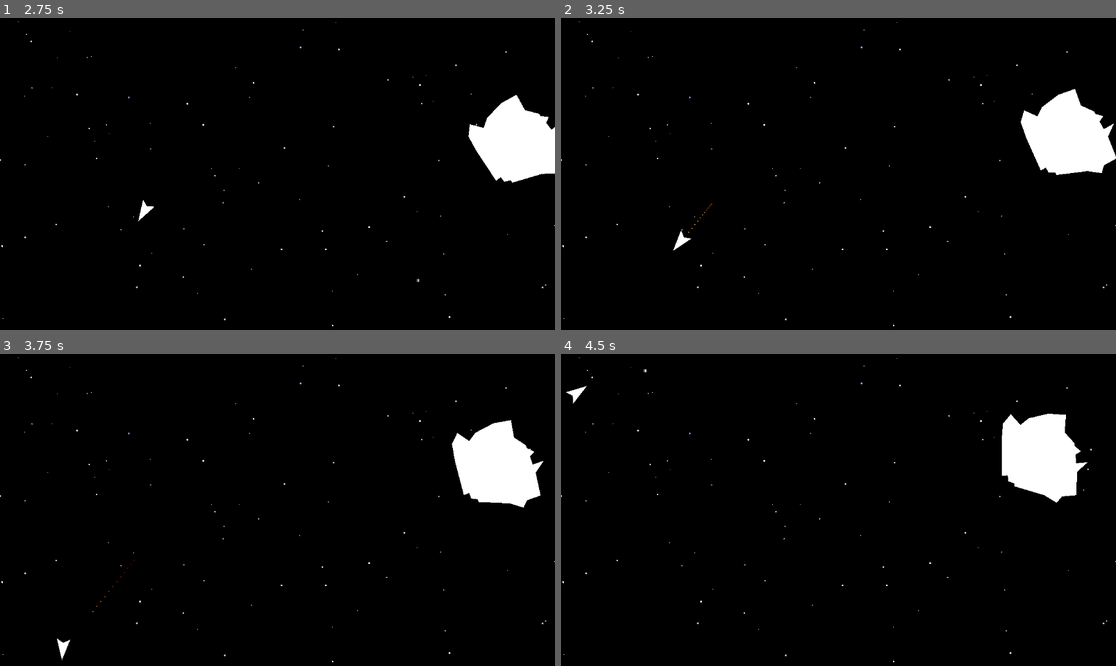
Above: before the commit, frames 1-4 (two rows, left to right).
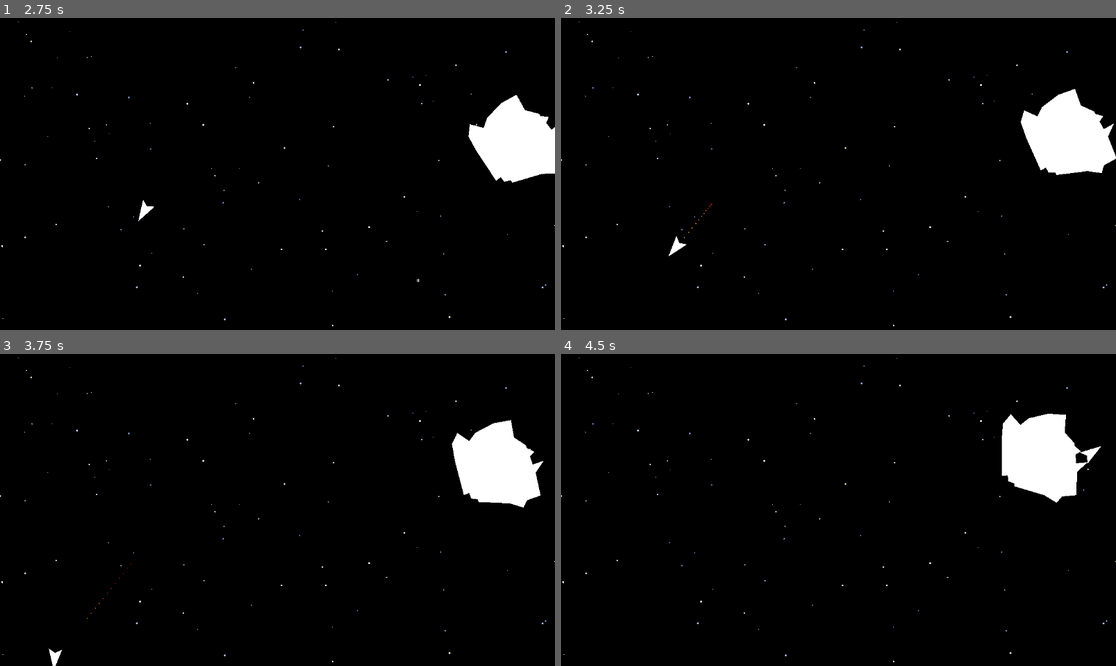
Above: after the commit, the same moments.

Repository: rybond/SpaceCombatPrototype
Game: Godot game, scene res://scenes/arena.tscn
Two runs of this game, one before a commit and one after it. Both use one fixed random seed, a clock stepped at 60 frames per second and the inputs below. Sound files missing from this copy of the repository are replaced by a short silence.
Inputs:
- Up to frame 1 (2.75 s): hold Right (ui_right) 0.53-1.28 s; tap Space (fire) at 0.6, 1.35, 2.1 s; hold Left (ui_left) 1.28-2.03 s; hold Right (ui_right) from 2.03 s (still down)
- Up to frame 2 (3.25 s): release Right (ui_right) at 2.78 s; hold Up (ui_up) from 2.78 s (still down); tap Space (fire) at 2.85 s
- Up to frame 3 (3.75 s): release Up (ui_up) at 3.53 s; hold Left (ui_left) from 3.53 s (still down); tap Space (fire) at 3.6 s
- Up to frame 4 (4.5 s): keep holding Left (ui_left); tap Space (fire) at 4.35 s

Frame 1 is identical in both runs. In frame 2, 0.1% of the frame differs, in the area x 19-27%, y 60-77%; in frame 3, 0.2%, in the area x 8-25%, y 65-100%; in frame 4, 0.2%.

Commit message:
SFX: gun, asteroid explosion sounds added

Diff:
--- a/asteroids/asteroid_base.gd
+++ b/asteroids/asteroid_base.gd
@@ -31,6 +31,7 @@
 	if randf() > 0.5:
 		spin *= -1.0
 	angular_velocity = spin
+	$ExplosionSound.finished.connect($ExplosionSound.queue_free)
 
 func _integrate_forces(state: PhysicsDirectBodyState2D):  # NEW/REPLACED: Safe wrap
 	var xform = state.transform
@@ -51,6 +52,9 @@
 func _do_die():
 	_spawn_children()
 	destroyed.emit()
+	var sound = $ExplosionSound
+	sound.reparent(get_tree().root)
+	sound.play()
 	queue_free()
 
 func _spawn_children():
--- a/asteroids/asteroid_jumbo.tscn
+++ b/asteroids/asteroid_jumbo.tscn
@@ -1,7 +1,8 @@
-[gd_scene load_steps=3 format=3 uid="uid://dohd8ju5jy6yr"]
+[gd_scene load_steps=4 format=3 uid="uid://dohd8ju5jy6yr"]
 
 [ext_resource type="Script" path="res://asteroids/asteroid_jumbo.gd" id="1_sn3dk"]
 [ext_resource type="PackedScene" uid="uid://cu6crjy8lfq5m" path="res://asteroids/asteroid_large.tscn" id="2_uv52p"]
+[ext_resource type="AudioStream" uid="uid://ciusivjyx8bly" path="res://audio/asteroid_jumbo_destroyed.wav" id="3_wy8vc"]
 
 [node name="asteroid_jumbo" type="RigidBody2D"]
 gravity_scale = 0.0
@@ -17,3 +18,6 @@
 [node name="CollisionPolygon2D" type="CollisionPolygon2D" parent="."]
 scale = Vector2(6, 6)
 polygon = PackedVector2Array(-9, -13, -3, -12, 1, -15, 2, -15, 4, -17, 5, -15, 8, -15, 8, -19, 11, -15, 19, -14, 19, -9, 21, -7, 18, -3, 14, 7, 13, 7, 12, 9, 10, 9, 10, 11, 0, 10, -8, 9, -11, 6, -7, 3, -9, 0, -10, -7)
+
+[node name="ExplosionSound" type="AudioStreamPlayer2D" parent="."]
+stream = ExtResource("3_wy8vc")
--- a/asteroids/asteroid_large.tscn
+++ b/asteroids/asteroid_large.tscn
@@ -1,7 +1,8 @@
-[gd_scene load_steps=3 format=3 uid="uid://cu6crjy8lfq5m"]
+[gd_scene load_steps=4 format=3 uid="uid://cu6crjy8lfq5m"]
 
 [ext_resource type="Script" path="res://asteroids/asteroid_large.gd" id="1_8ldps"]
 [ext_resource type="PackedScene" uid="uid://bboqr2wm4moh0" path="res://asteroids/asteroid_medium.tscn" id="2_rmtoi"]
+[ext_resource type="AudioStream" uid="uid://cmmu70c7whjcp" path="res://audio/asteroid_large_destroyed.wav" id="3_p0n5j"]
 
 [node name="asteroid_large" type="RigidBody2D"]
 scale = Vector2(3, 3)
@@ -19,3 +20,6 @@
 [node name="CollisionPolygon2D" type="CollisionPolygon2D" parent="."]
 scale = Vector2(2, 2)
 polygon = PackedVector2Array(22, 9, 14, 5, 15, -11, 10, -31, 1, -41, -8, -39, -14, -26, -11, 3, -18, 16, -13, 28, -13, 42, -1, 39, 17, 12)
+
+[node name="ExplosionSound" type="AudioStreamPlayer2D" parent="."]
+stream = ExtResource("3_p0n5j")
--- a/asteroids/asteroid_medium.tscn
+++ b/asteroids/asteroid_medium.tscn
@@ -1,7 +1,8 @@
-[gd_scene load_steps=3 format=3 uid="uid://bboqr2wm4moh0"]
+[gd_scene load_steps=4 format=3 uid="uid://bboqr2wm4moh0"]
 
 [ext_resource type="Script" path="res://asteroids/asteroid_medium.gd" id="1_7y6qj"]
 [ext_resource type="PackedScene" uid="uid://bivfe8m3cinbm" path="res://asteroids/asteroid_small.tscn" id="2_hxqqu"]
+[ext_resource type="AudioStream" uid="uid://ctqc0mwvfm43g" path="res://audio/asteroid_medium_destroyed.wav" id="3_ojosq"]
 
 [node name="asteroid_medium" type="RigidBody2D"]
 scale = Vector2(2, 2)
@@ -18,3 +19,6 @@
 [node name="CollisionPolygon2D" type="CollisionPolygon2D" parent="."]
 scale = Vector2(0.5, 0.5)
 polygon = PackedVector2Array(27, -132, 70, -99, 66, -85, 73, -67, 56, -52, 79, -11, 57, 5, 41, 47, -33, 43, -10, -94)
+
+[node name="ExplosionSound" type="AudioStreamPlayer2D" parent="."]
+stream = ExtResource("3_ojosq")
--- a/asteroids/asteroid_small.gd
+++ b/asteroids/asteroid_small.gd
@@ -8,5 +8,6 @@
 	max_spin = 3.0
 	num_children_min = 0
 	num_children_max = 0
+	linear_damp = 0.0
 	child_scene = null
 	super._ready()
--- a/asteroids/asteroid_small.tscn
+++ b/asteroids/asteroid_small.tscn
@@ -1,9 +1,12 @@
-[gd_scene load_steps=2 format=3 uid="uid://bivfe8m3cinbm"]
+[gd_scene load_steps=3 format=3 uid="uid://bivfe8m3cinbm"]
 
 [ext_resource type="Script" path="res://asteroids/asteroid_small.gd" id="1_rd6ad"]
+[ext_resource type="AudioStream" uid="uid://dpmrih6rgaqnr" path="res://audio/asteroid_small_destroyed.wav" id="2_cs3ej"]
 
 [node name="asteroid_small" type="RigidBody2D"]
 gravity_scale = 0.0
+linear_damp_mode = 1
+angular_damp_mode = 1
 script = ExtResource("1_rd6ad")
 
 [node name="Polygon2D" type="Polygon2D" parent="."]
@@ -13,3 +16,6 @@
 [node name="CollisionPolygon2D" type="CollisionPolygon2D" parent="."]
 scale = Vector2(0.5, 0.5)
 polygon = PackedVector2Array(7, -53, 18, -27, 10, -2, 13, 15, -24, 16, -12, -27)
+
+[node name="ExplosionSound" type="AudioStreamPlayer2D" parent="."]
+stream = ExtResource("2_cs3ej")
--- a/scenes/ships/ship.gd
+++ b/scenes/ships/ship.gd
@@ -3,7 +3,7 @@
 @export var thrust_force: float = 400.0
 @export var rotation_speed: float = 3.0
 @export var max_speed: float = 400.0
-@export var drag: float = .98
+@export var drag: float = 1
 @export var projectile_scene: PackedScene
 @export var fire_cooldown: float = .15
 
@@ -35,6 +35,7 @@
 func fire():
 	if projectile_scene == null:
 		return
+	$gun2sound.play()   # ← NEW LINE
 	can_fire = false
 	var projectile = projectile_scene.instantiate()
 	var forward = Vector2.RIGHT.rotated(rotation)
--- a/scenes/ships/ship.tscn
+++ b/scenes/ships/ship.tscn
@@ -1,8 +1,9 @@
-[gd_scene load_steps=8 format=3 uid="uid://tuarrcu60k8f"]
+[gd_scene load_steps=9 format=3 uid="uid://tuarrcu60k8f"]
 
 [ext_resource type="Script" path="res://scenes/ships/ship.gd" id="1_uby25"]
 [ext_resource type="Script" path="res://scenes/ships/PlayerController.gd" id="2_8bvab"]
 [ext_resource type="PackedScene" uid="uid://ct3edo70w38iu" path="res://projectiles/Projectile.tscn" id="2_xtfmq"]
+[ext_resource type="AudioStream" uid="uid://btjdlltqmsa1i" path="res://audio/gun2.wav" id="4_mtbhb"]
 
 [sub_resource type="CircleShape2D" id="CircleShape2D_13rxs"]
 radius = 20.0
@@ -49,3 +50,6 @@
 amount = 24
 process_material = SubResource("ParticleProcessMaterial_p74fi")
 lifetime = 0.6
+
+[node name="gun2sound" type="AudioStreamPlayer2D" parent="."]
+stream = ExtResource("4_mtbhb")
Not shown, added: audio/asteroid_jumbo_destroyed.wav
Not shown, added: audio/asteroid_large_destroyed.wav
Not shown, added: audio/asteroid_medium_destroyed.wav
Not shown, added: audio/asteroid_small_destroyed.wav
Not shown, added: audio/gun2.wav
